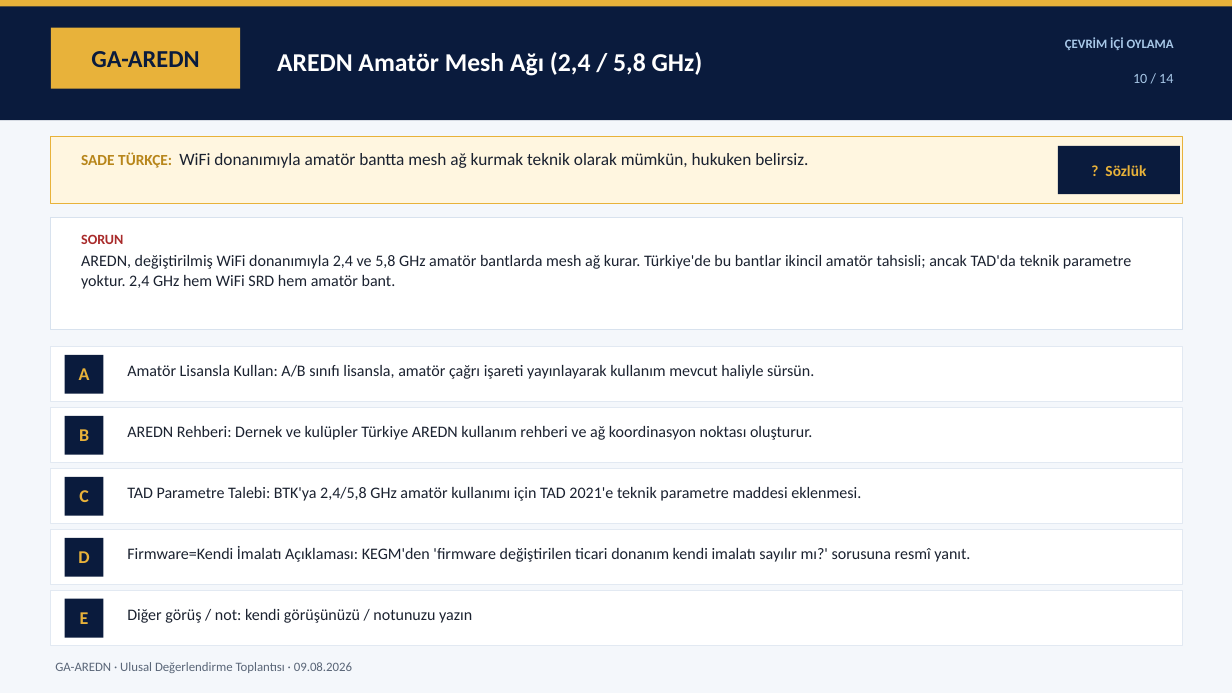
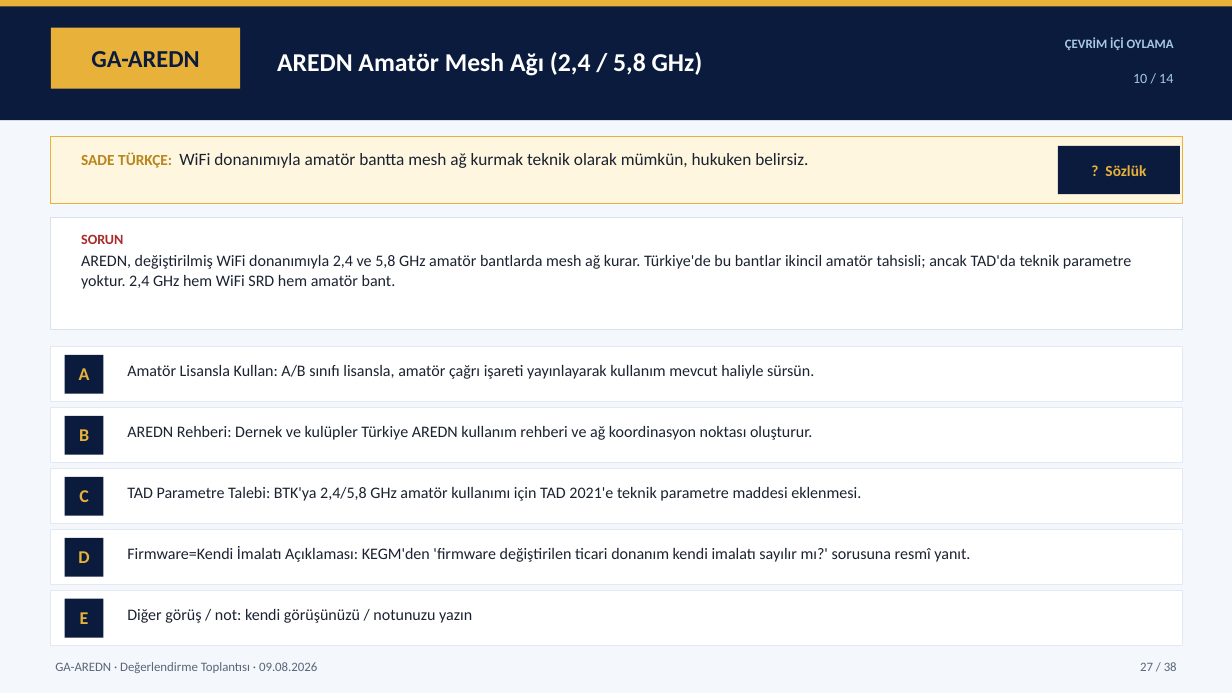
Before and after one commit to TA3HRJ/amator-telsiz-mevzuat, a slide deck: slide 27 of Amator_Telsizcilik_Uzlasi_Oy_Pusulasi_Sunum_v1.3.pptx. Drawn at 1232x693 pixels with LibreOffice and Linux fonts; fonts in the diff are those of the drawing. Boxes give left, top, right and bottom in pixels: in the first picture for what was removed or moved away, otherwise in the second. Text is boxed around its words. In the diff, an @@ line names an element or a change of style, - is before the commit and + after.

```diff
--- a/Amator_Telsizcilik_Uzlasi_Oy_Pusulasi_Sunum_v1.3.pptx
+++ b/Amator_Telsizcilik_Uzlasi_Oy_Pusulasi_Sunum_v1.3.pptx
@@ text at [55, 662, 317, 673]: text changed @@
-GA-AREDN · Ulusal Değerlendirme Toplantısı · 09.08.2026
+GA-AREDN · Değerlendirme Toplantısı · 09.08.2026
@@ text added at [1140, 662, 1177, 671], 10 pt, text #5A6678 @@
+27 / 38
```
Also in this commit, not shown: 37 other slides changed, 2 other files.
